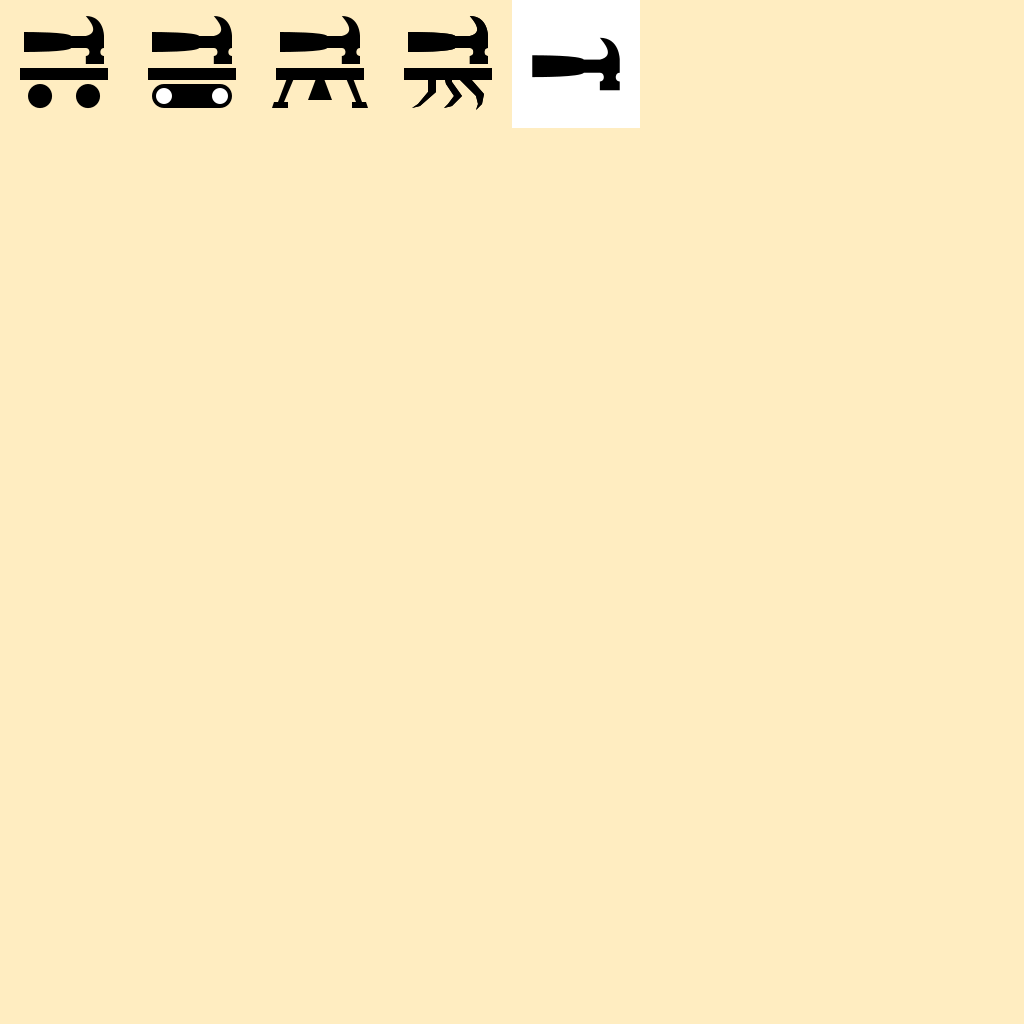
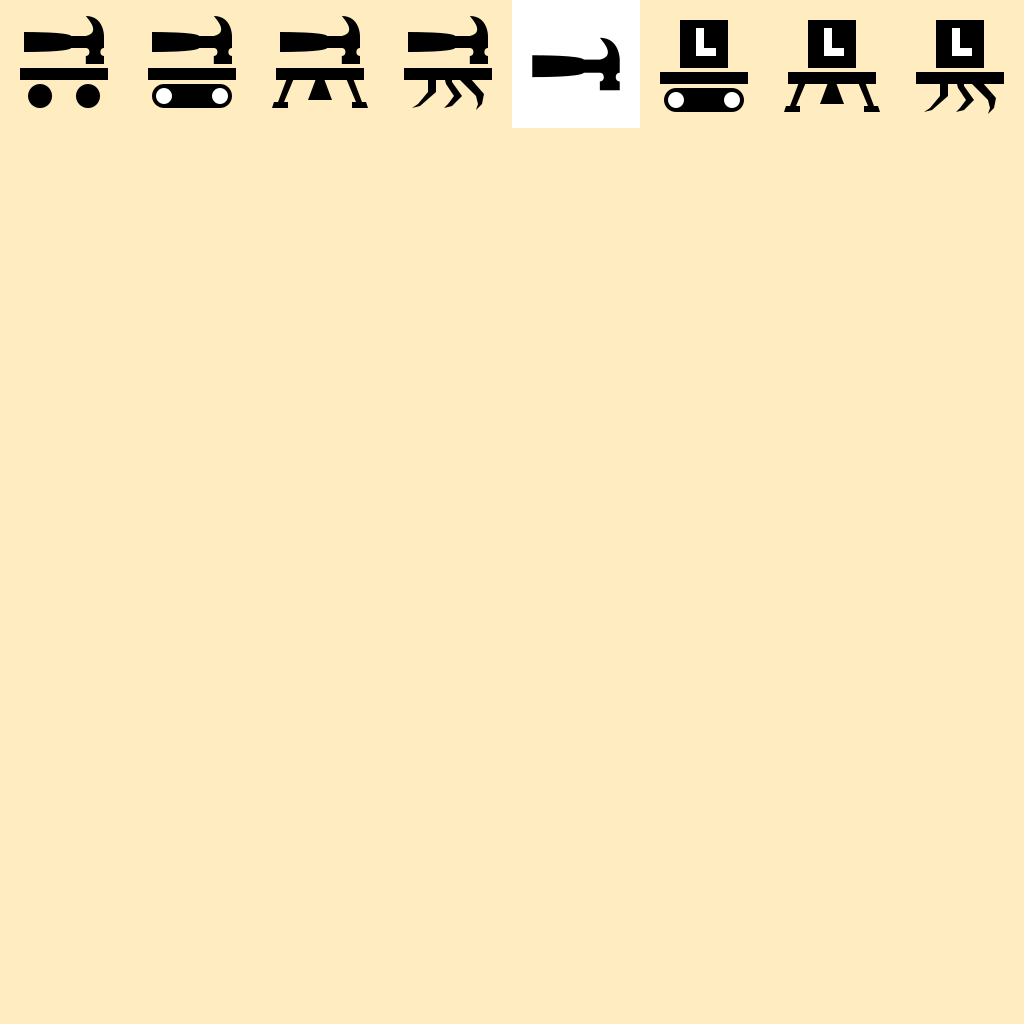
Before/after of a 1024px x 1024px layered artwork. What changed in the layer stack:
added group "Trainer-Icons" with 3 layers above "Builder-Icons" over [660, 20, 1004, 114]
added layer "08" in group "Trainer-Icons" over [916, 20, 1004, 114]
added layer "07" in group "Trainer-Icons" over [784, 20, 880, 112]
added layer "06" in group "Trainer-Icons" over [660, 20, 748, 112]
added group "Builder-Icons" with 5 layers above "AlphaWhite" over [411, 16, 488, 110]
added layer "04" in group "Builder-Icons" over [411, 16, 488, 110]
removed layer "BuilderIcons" over [411, 16, 488, 110]
